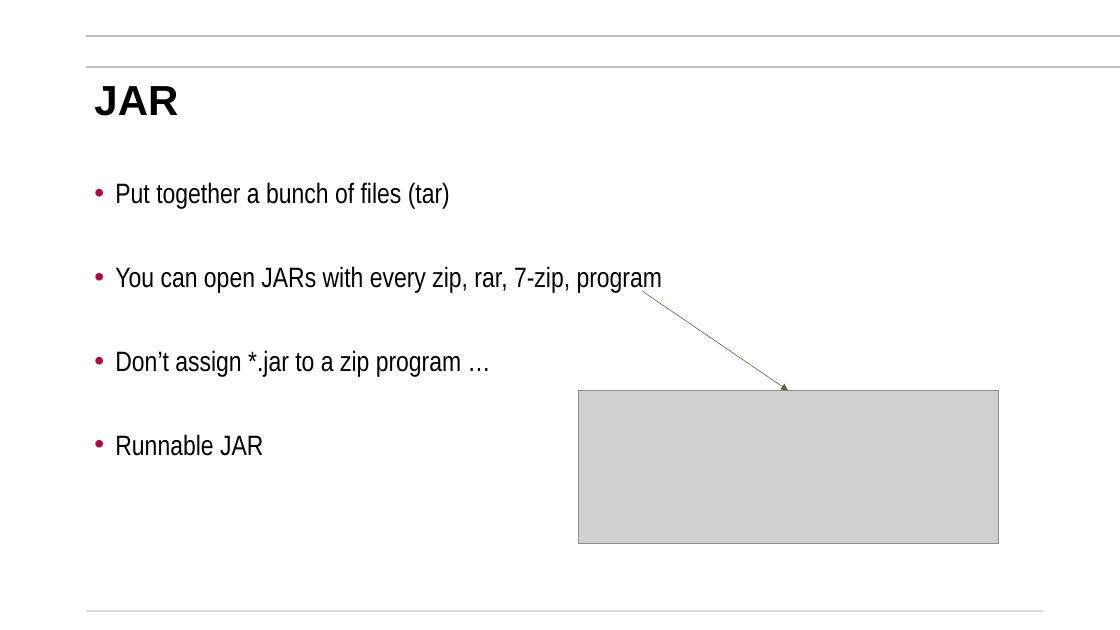
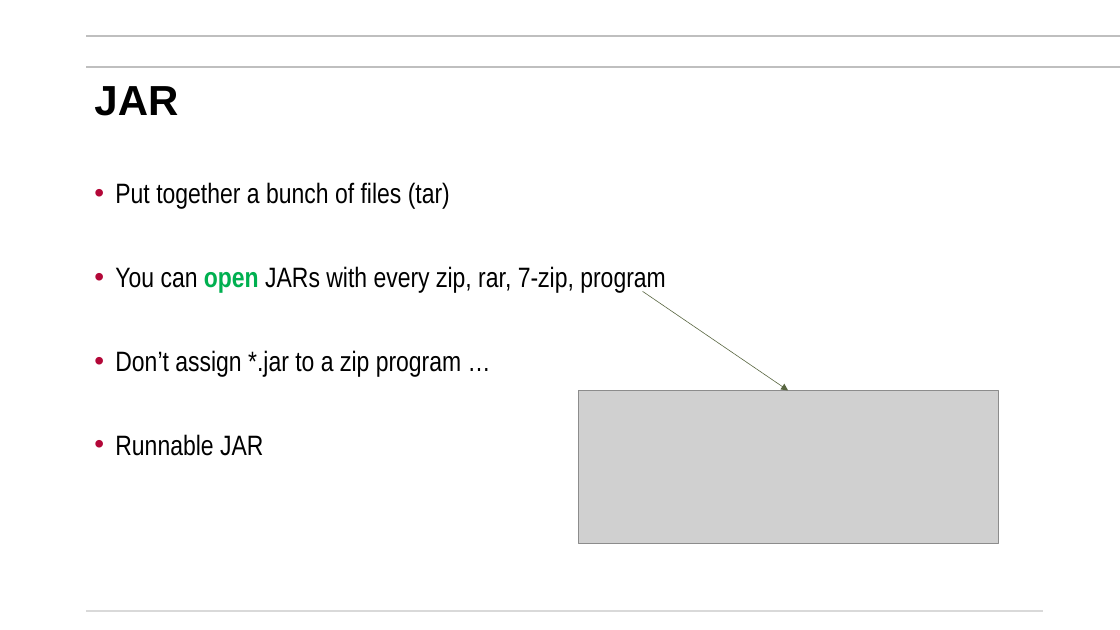
Before and after one commit to mikegrace2/CSEN160-Fall2026-Course-Website, a slide deck: slide 43 of lectures/Week07_Miscellaneuos/2_Annotations_Reflections_Lambda_Record_JAR_V4.pptx (slide 42 before the commit). Drawn at 1120x630 pixels with LibreOffice and Linux fonts; fonts in the diff are those of the drawing; grey boxes stand for pictures; background and template pictures are left out. Boxes give left, top, right and bottom in pixels: in the first picture for what was removed or moved away, otherwise in the second. Text is boxed around its words. In the diff, an @@ line names an element or a change of style, - is before the commit and + after.

```diff
--- a/lectures/Week07_Miscellaneuos/2_Annotations_Reflections_Lambda_Record_JAR_V4.pptx
+++ b/lectures/Week07_Miscellaneuos/2_Annotations_Reflections_Lambda_Record_JAR_V4.pptx
@@ text at (x1=115, y1=266, x2=665, y2=293): text colour #000000 to #00B050, bold on in "open" @@
```
Also in this commit, not shown: 2 slides added, 1 slide removed.
